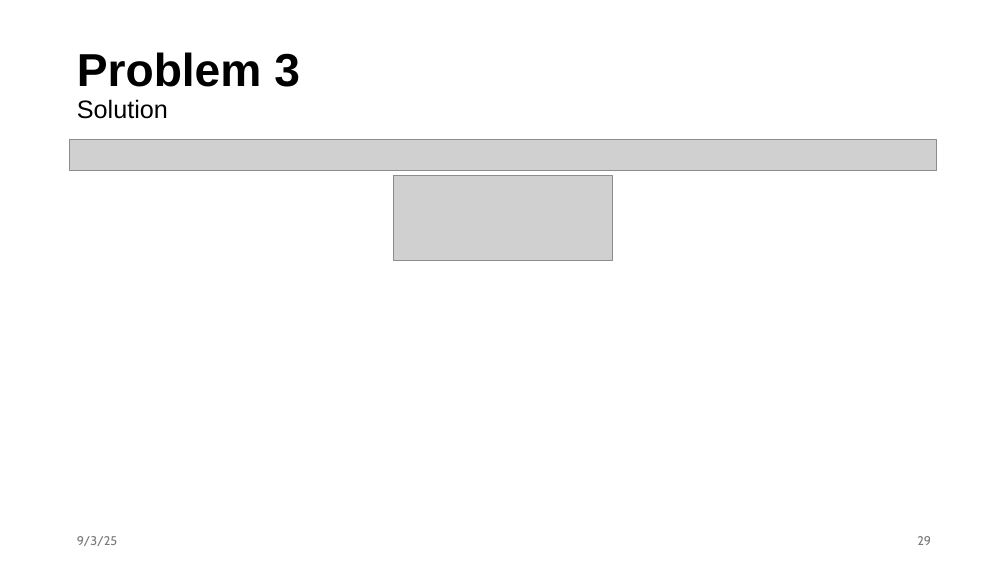
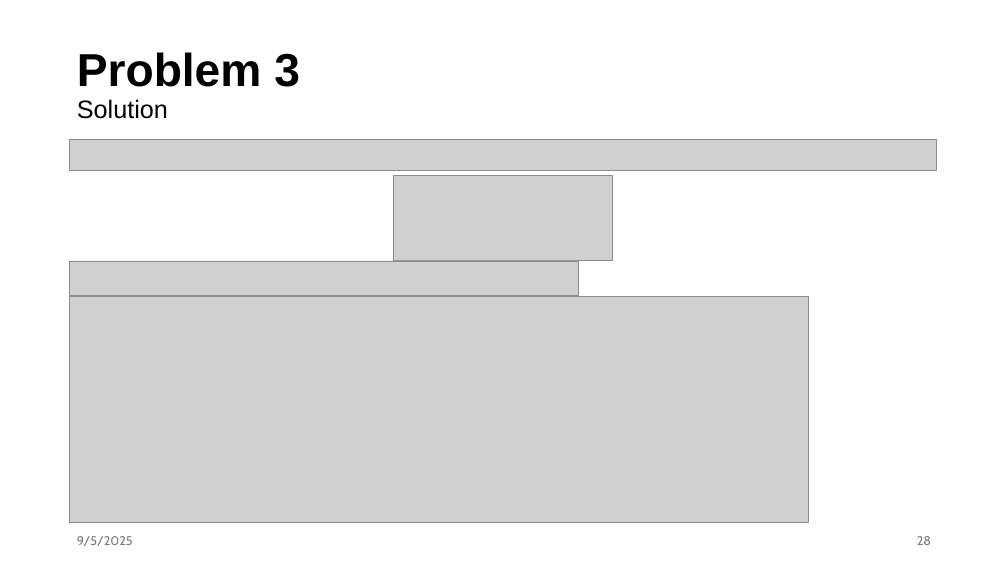
Before and after one commit to kenzhu2000/kenzhu2000.github.io, a slide deck: slide 28 of cse3302/t3.pptx (slide 29 before the commit). Drawn at 1008x567 pixels with LibreOffice and Linux fonts; fonts in the diff are those of the drawing; grey boxes stand for pictures. Boxes give left, top, right and bottom in pixels: in the first picture for what was removed or moved away, otherwise in the second. Text is boxed around its words. In the diff, an @@ line names an element or a change of style, - is before the commit and + after.

```diff
--- a/cse3302/t3.pptx
+++ b/cse3302/t3.pptx
@@ picture added at (x1=70, y1=261, x2=578, y2=296) @@
@@ picture added at (x1=70, y1=296, x2=808, y2=523) @@
@@ text at (x1=77, y1=536, x2=133, y2=546): text changed @@
-9/3/25
+9/5/2025
@@ page number at (x1=917, y1=536, x2=931, y2=545): text changed @@
-29
+28
```
Also in this commit, not shown: 23 other slides changed, 1 slide removed, 1 other file.
